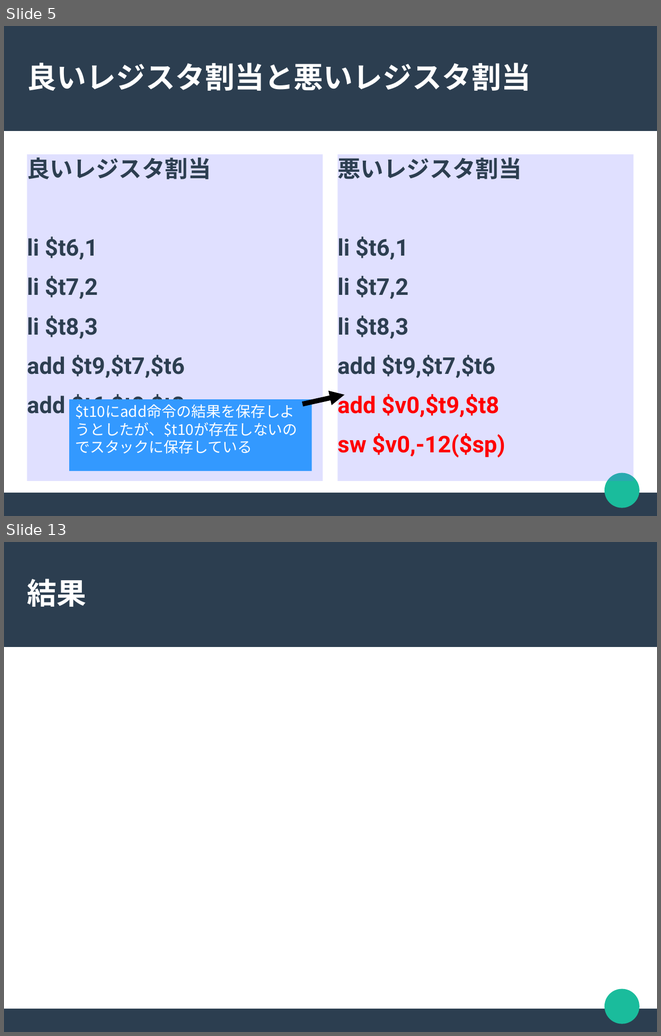
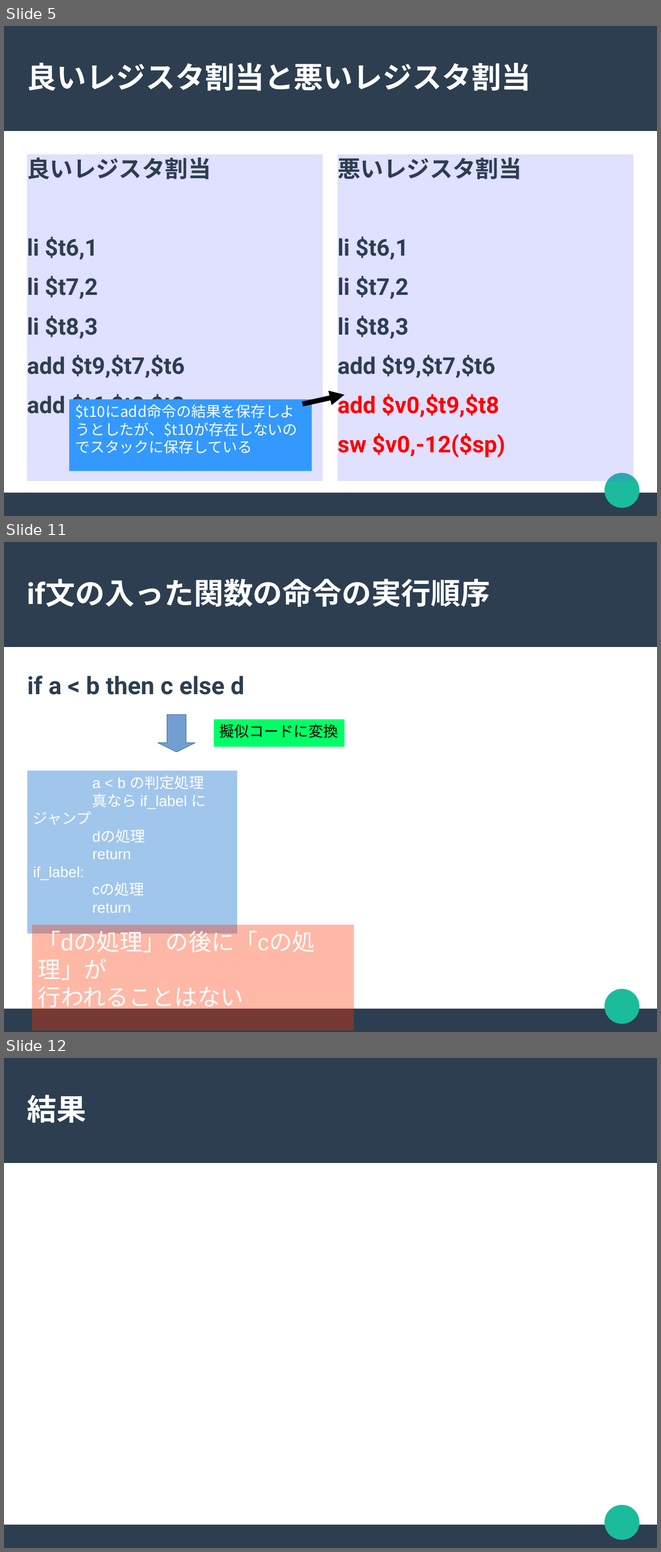
Before and after one commit to akawashiro/hml, a slide deck: hml.odp. Shown one above the other, each under a label of ours: slides 5 and 13 before the commit, slides 5, 11 and 12 after it; the slides between them are not shown. The pictures are 661x1036 and 661x1552 pixels, drawn with LibreOffice and Linux fonts; fonts in the diff are those of the drawing. Boxes give left, top, right and bottom in pixels: in the first picture for what was removed or moved away, otherwise in the second. Text is boxed around its words. In the diff, an @@ line names an element or a change of style, - is before the commit and + after.

Commit message:
スライドをif文の手前まで作った。

```diff
--- a/hml.odp
+++ b/hml.odp
@@ slide 11 added at <box>4,542,657,1032</box>, background #FFFFFF; not listed: 3 template elements that a slide beside it also shows @@
@@ title added at <box>27,579,490,607</box>, 36 pt, text #FFFFFF, bold @@
+if文の入った関数の命令の実行順序
@@ text added at <box>27,676,245,695</box>, 29.6 pt, text #2C3E50, bold @@
+if a < b then c else d
@@ down arrow added at <box>158,714,195,752</box>, fill #729FCF, outline #3465A4 0 pt @@
@@ rectangle added at <box>214,719,344,747</box>, fill #00FF66, 18 pt, text #000000 @@
+擬似コードに変換
@@ rectangle added at <box>27,771,237,934</box>, fill #0066CC at 37% opacity, 18 pt, text #FFFFFF @@
+a < b の判定処理
+真なら if_label にジャンプ
+dの処理
+return
+if_label:
+cの処理
+return
@@ rectangle added at <box>32,925,354,1030</box>, fill #FF3300 at 35% opacity, 28 pt, text #FFFFFF @@
+「dの処理」の後に「cの処理」が
+行われることはない
@@ what was slide 13 is now slide 12 @@
```
Also in this commit, not shown: 2 slides changed, 5 other slides added, 4 slides removed.
